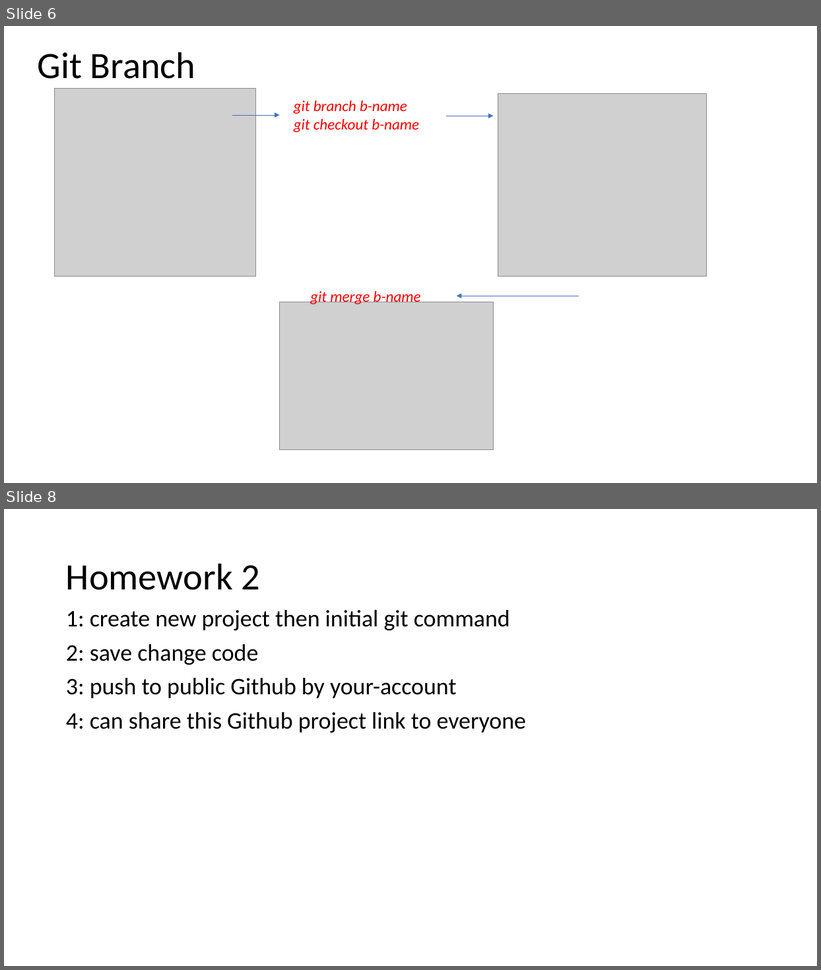
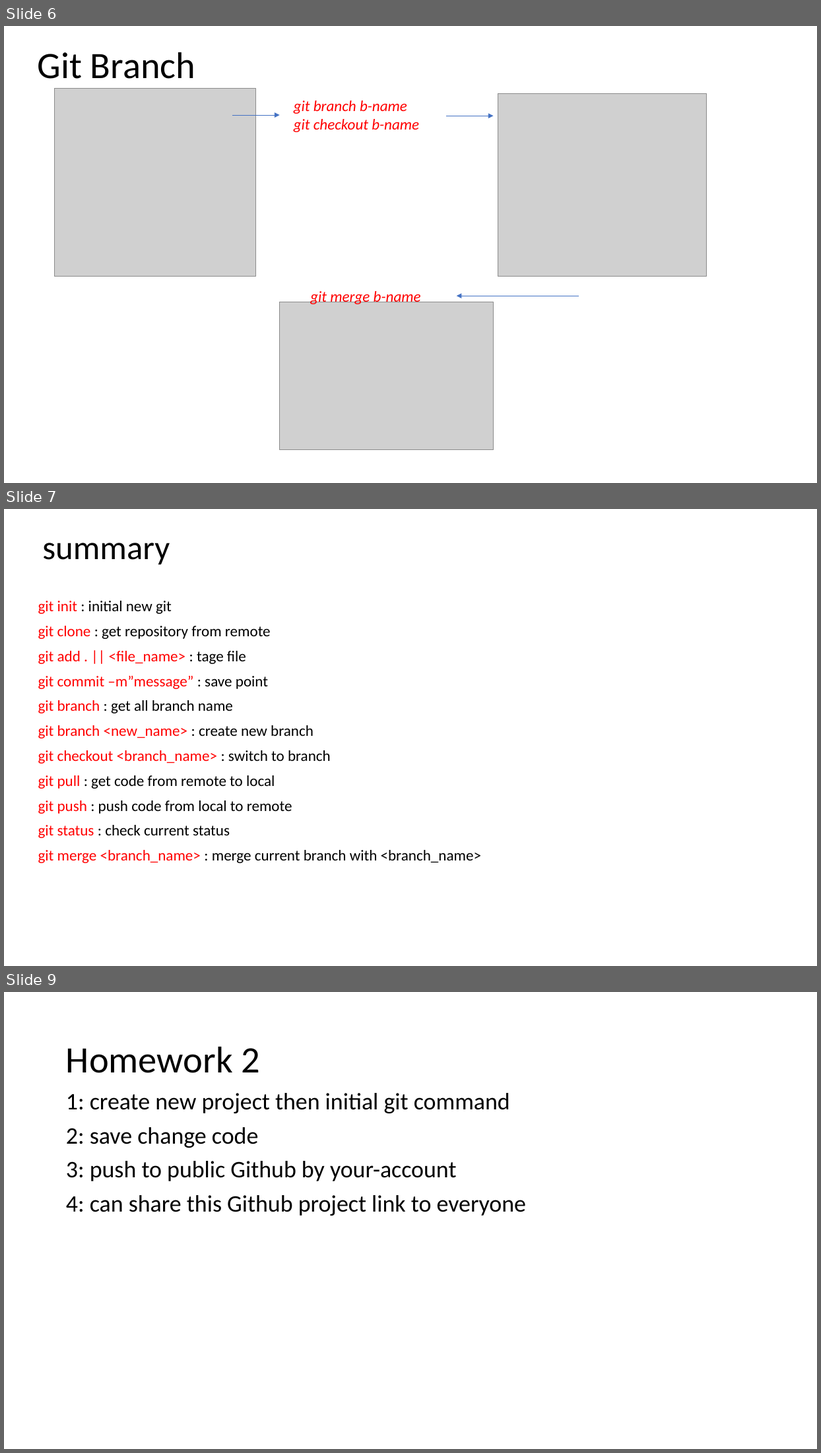
Before and after one commit to nuenook/basicGit, a slide deck: Basic GIT.pptx. Shown one above the other, each under a label of ours: slides 6 and 8 before the commit, slides 6, 7 and 9 after it; the slides between them are not shown. The pictures are 821x970 and 821x1453 pixels, drawn with LibreOffice and Linux fonts; fonts in the diff are those of the drawing; grey boxes stand for pictures. Boxes give left, top, right and bottom in pixels: in the first picture for what was removed or moved away, otherwise in the second. Text is boxed around its words. In the diff, an @@ line names an element or a change of style, - is before the commit and + after.

```diff
--- a/Basic GIT.pptx
+++ b/Basic GIT.pptx
@@ slide 7 added at (x1=4, y1=509, x2=817, y2=966), background #FFFFFF @@
@@ title added at (x1=42, y1=543, x2=170, y2=565), 39.6 pt, text #000000 @@
+summary
@@ text added at (x1=38, y1=601, x2=481, y2=863), 18 pt, text #000000 @@
+git init : initial new git
+git clone : get repository from remote
+git add . || <file_name> : tage file
+git commit –m”message” : save point
+git branch : get all branch name
+git branch <new_name> : create new branch
+git checkout <branch_name> : switch to branch
+git pull : get code from remote to local
+git push : push code from local to remote
+git status : check current status
+git merge <branch_name> : merge current branch with <branch_name>
@@ what was slide 8 is now slide 9 @@
```
Also in this commit, not shown: 2 slides changed, 1 other slide added.
